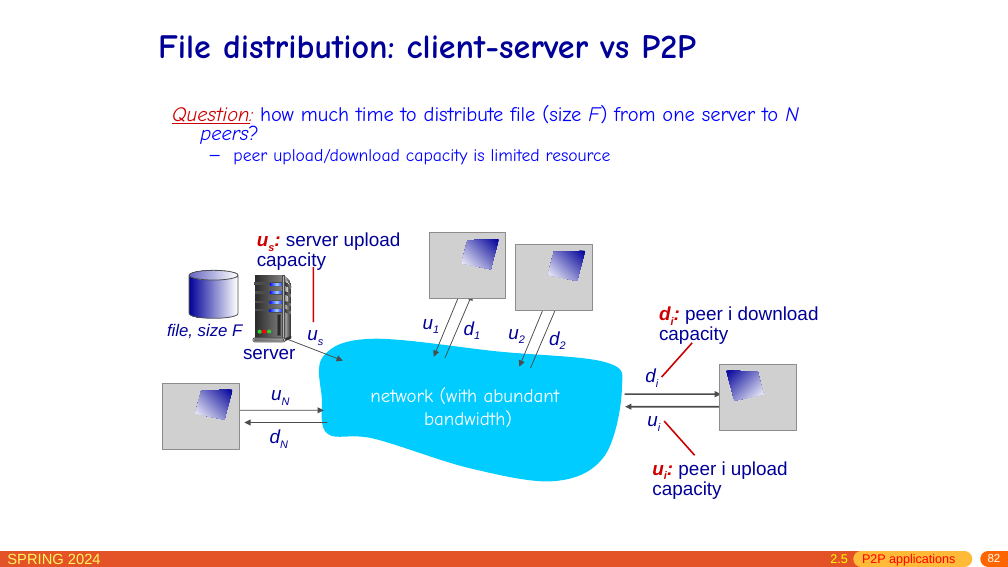
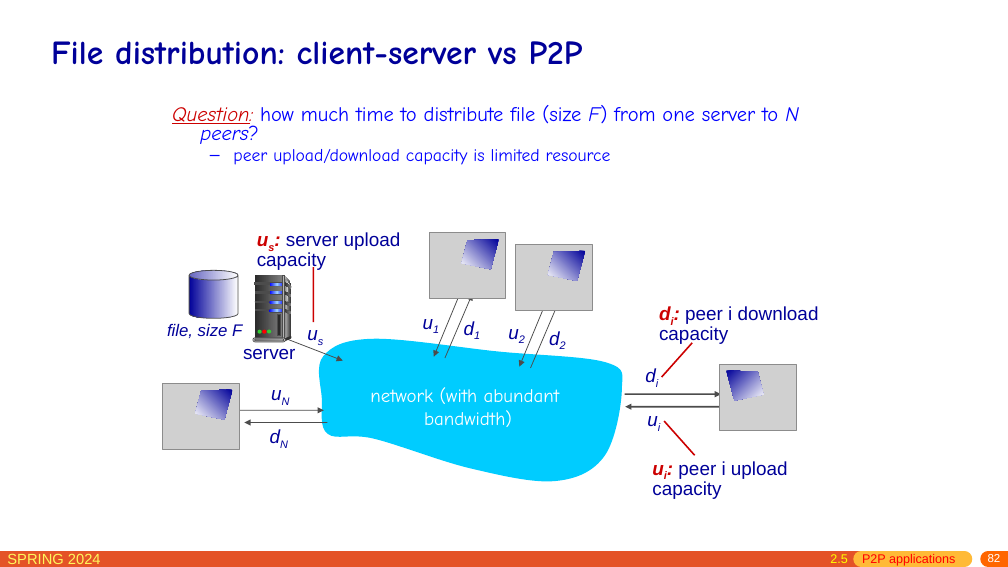
Before and after one commit to network-whu/slides, a slide deck: slide 82 of pptx/chapter2.pptx. Drawn at 1008x567 pixels with LibreOffice and Linux fonts; fonts in the diff are those of the drawing; grey boxes stand for pictures. Boxes give left, top, right and bottom in pixels: in the first picture for what was removed or moved away, otherwise in the second. Text is boxed around its words. In the diff, an @@ line names an element or a change of style, - is before the commit and + after.

```diff
--- a/pptx/chapter2.pptx
+++ b/pptx/chapter2.pptx
@@ title "File distribution: client-server vs P2P" moved from (x1=158, y1=35, x2=696, y2=59) to (x1=51, y1=41, x2=583, y2=65) @@
@@ title "File distribution: client-server vs P2P" at (x1=51, y1=41, x2=583, y2=65): size 32.4 to 32 pt @@
```
Also in this commit, not shown: 15 other slides changed, 1 other file.
